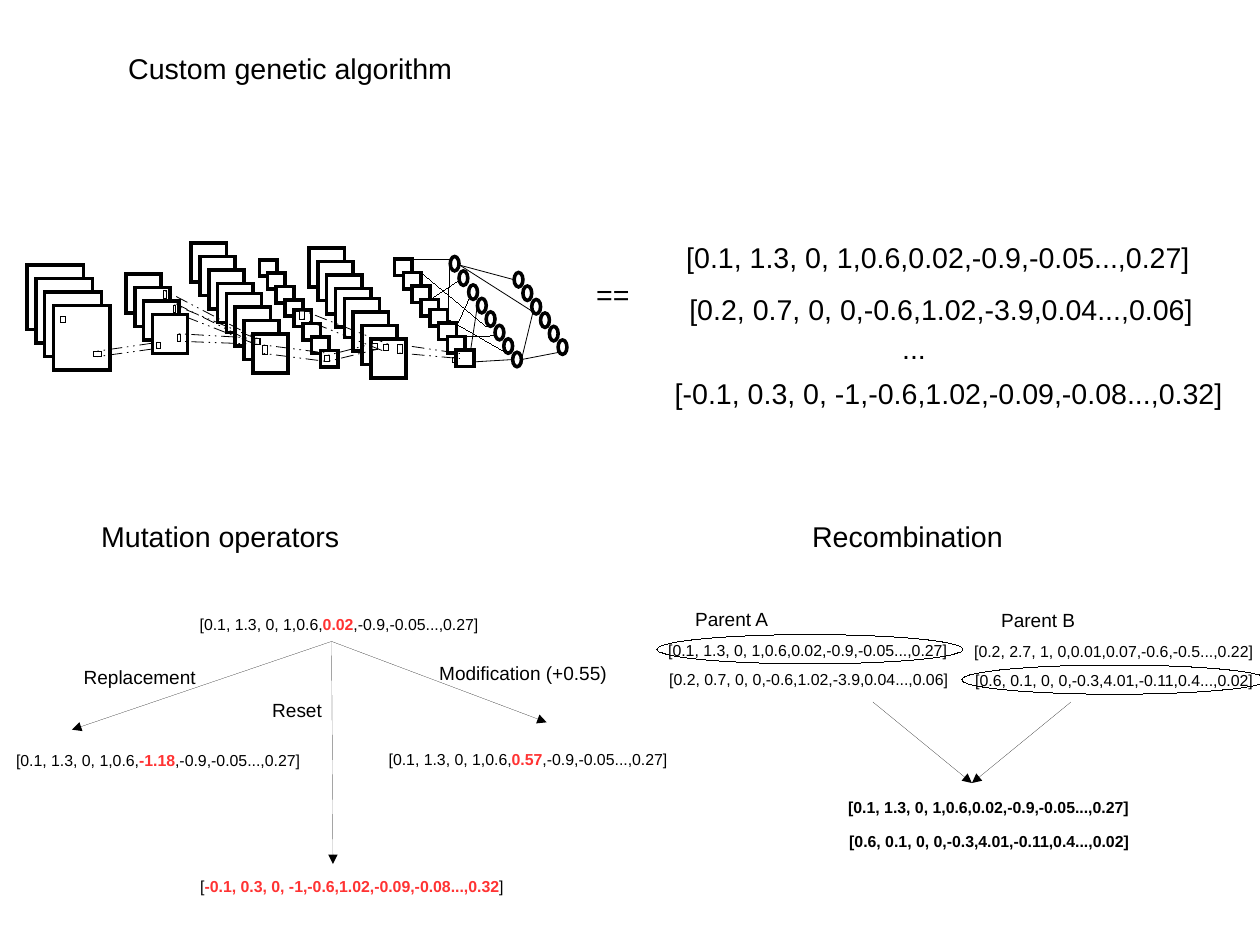
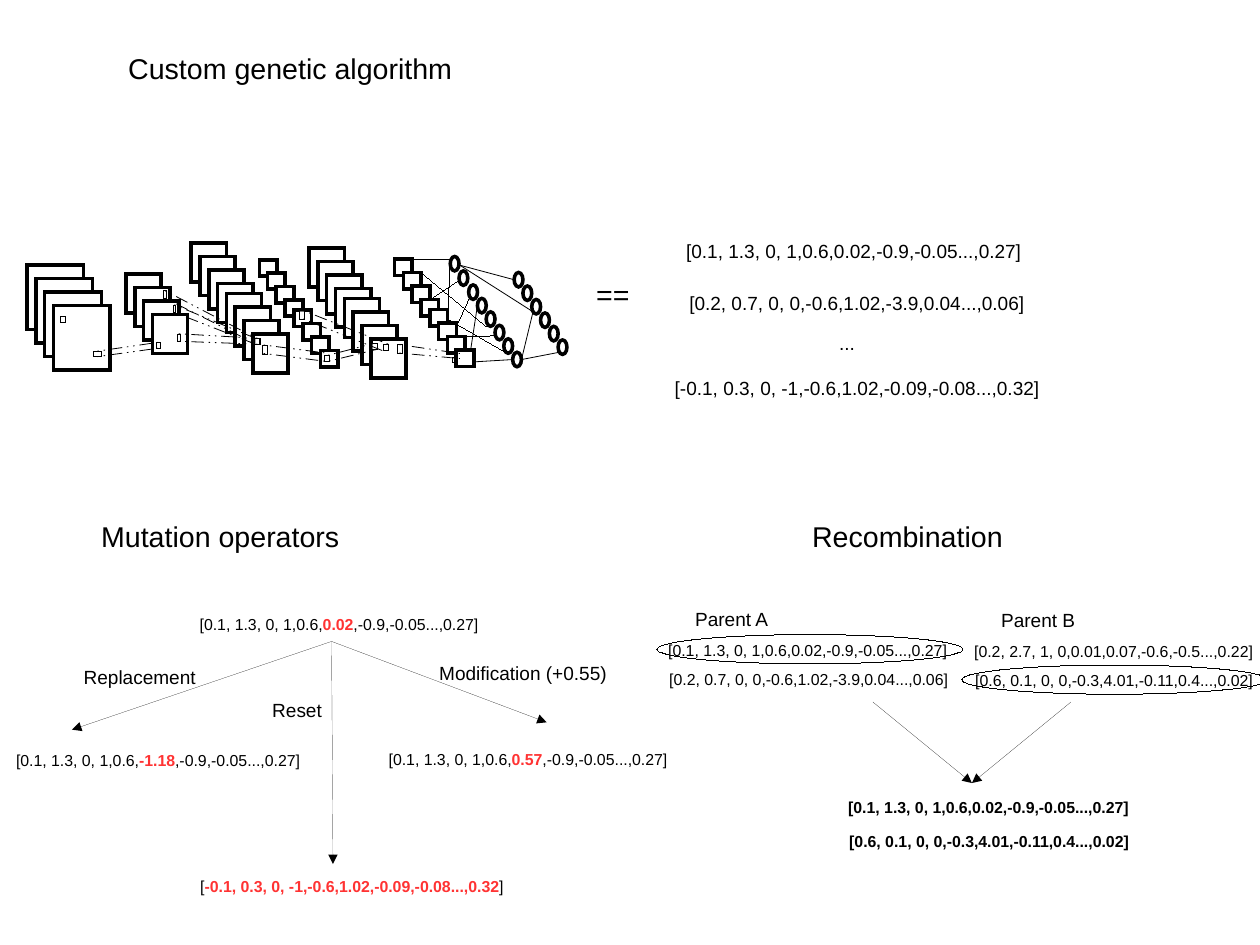
Before and after one commit to Bundenth/ViZDoom_EA, a slide deck: slide 4 of Research/Diagrams.odp. Drawn at 1260x945 pixels with LibreOffice and Linux fonts; fonts in the diff are those of the drawing. Boxes give left, top, right and bottom in pixels: in the first picture for what was removed or moved away, otherwise in the second. Text is boxed around its words. In the diff, an @@ line names an element or a change of style, - is before the commit and + after.

```diff
--- a/Research/Diagrams.odp
+++ b/Research/Diagrams.odp
@@ size 18 to 12 pt in 4 elements at <box>686,244,1021,262</box>, <box>689,296,1025,314</box>, <box>675,381,1039,399</box>, <box>828,326,900,359</box> @@
@@ text "...": place and size @@
-text "..." at <box>892,326,964,369</box>
+text "..." at <box>828,326,900,359</box>
```
Also in this commit, not shown: 8 other slides changed, 1 other file.
